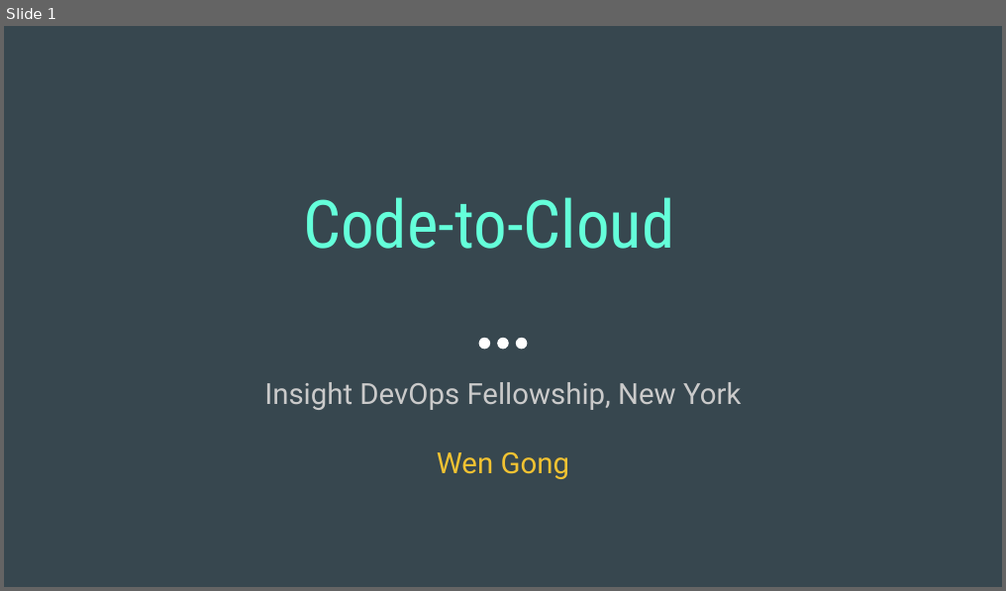
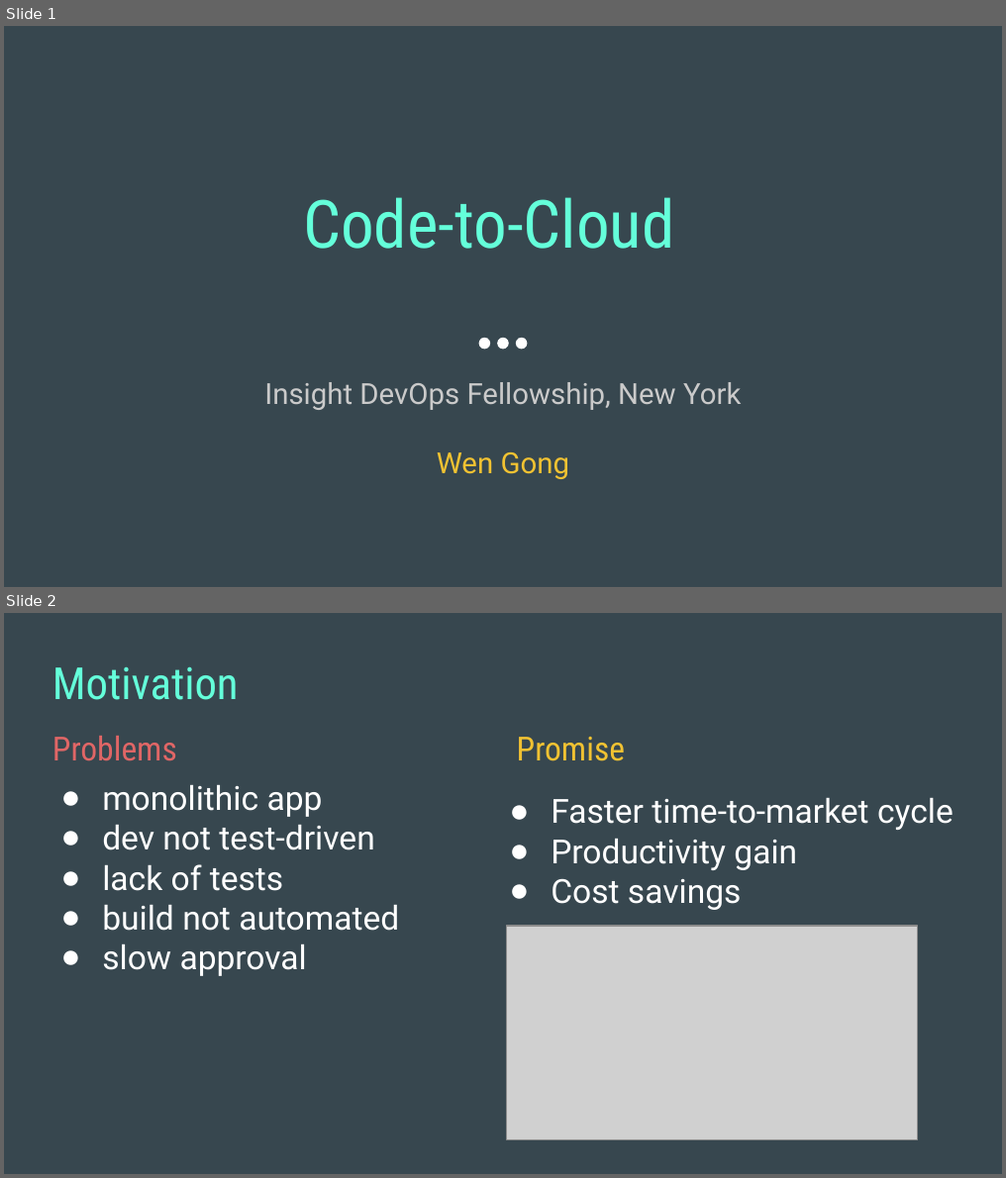
Before and after one commit to wgong/code2cloud, a slide deck: docs/code2cloud.pptx. Shown one above the other, each under a label of ours: slide 1 before the commit, slides 1 and 2 after it. The pictures are 1006x591 and 1006x1178 pixels, drawn with LibreOffice and Linux fonts; fonts in the diff are those of the drawing; grey boxes stand for pictures. Boxes give left, top, right and bottom in pixels: in the first picture for what was removed or moved away, otherwise in the second. Text is boxed around its words. In the diff, an @@ line names an element or a change of style, - is before the commit and + after.

```diff
--- a/docs/code2cloud.pptx
+++ b/docs/code2cloud.pptx
@@ slide 2 added at bbox=[4, 613, 1002, 1174], background #37474F @@
@@ title added at bbox=[53, 666, 239, 700], 32 pt, text #64FFDA @@
+Motivation
@@ title added at bbox=[53, 736, 177, 761], 24 pt, text #E06666 @@
+Problems
@@ title added at bbox=[517, 737, 625, 761], 24 pt, text #F1C232 @@
+Promise
@@ text added at bbox=[102, 785, 399, 976], 24 pt, text #FFFFFF @@
+● monolithic app
+● dev not test-driven
+● lack of tests
+● build not automated
+● slow approval
@@ text added at bbox=[550, 798, 953, 910], 24 pt, text #FFFFFF @@
+● Faster time-to-market cycle
+● Productivity gain
+● Cost savings
@@ picture added at bbox=[507, 927, 918, 1141] @@
```
Also in this commit, not shown: 2 slides changed, 5 other slides added, 7 slides removed, 1 other file.
